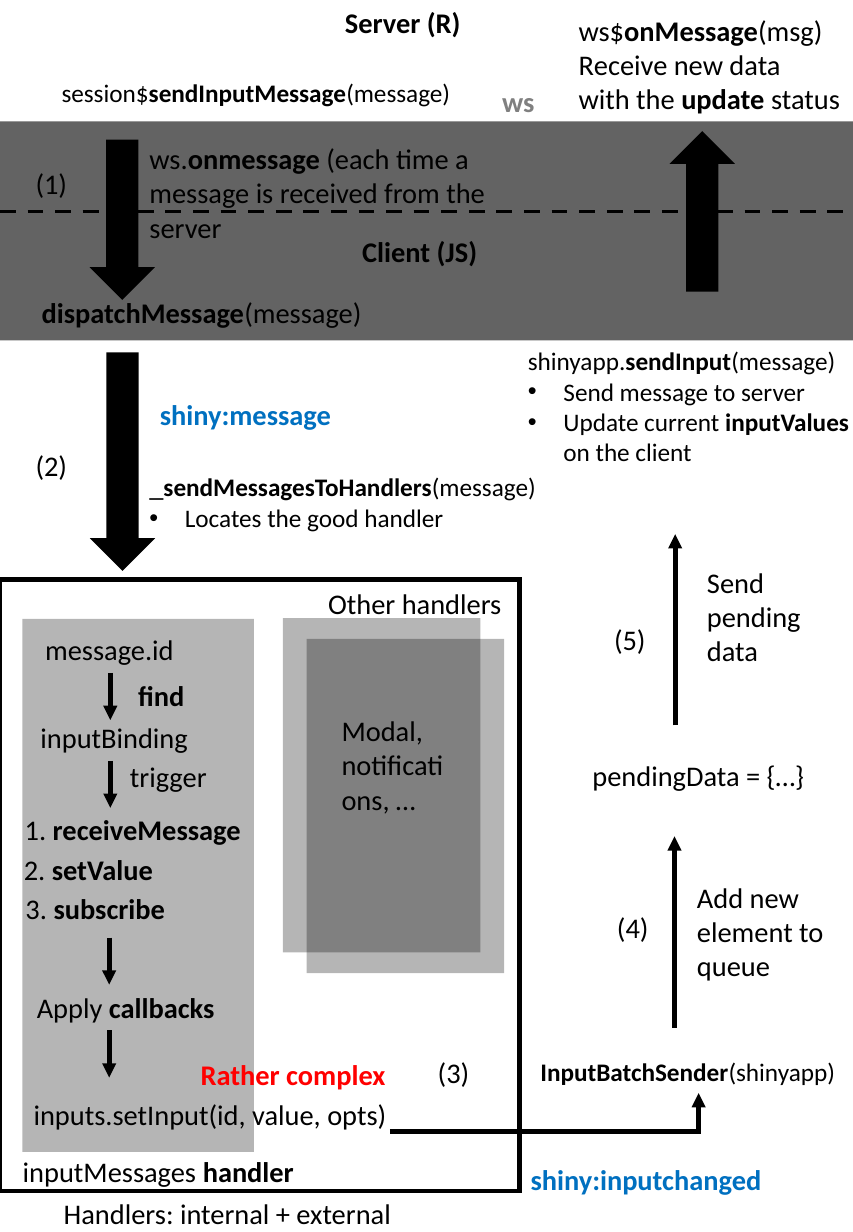
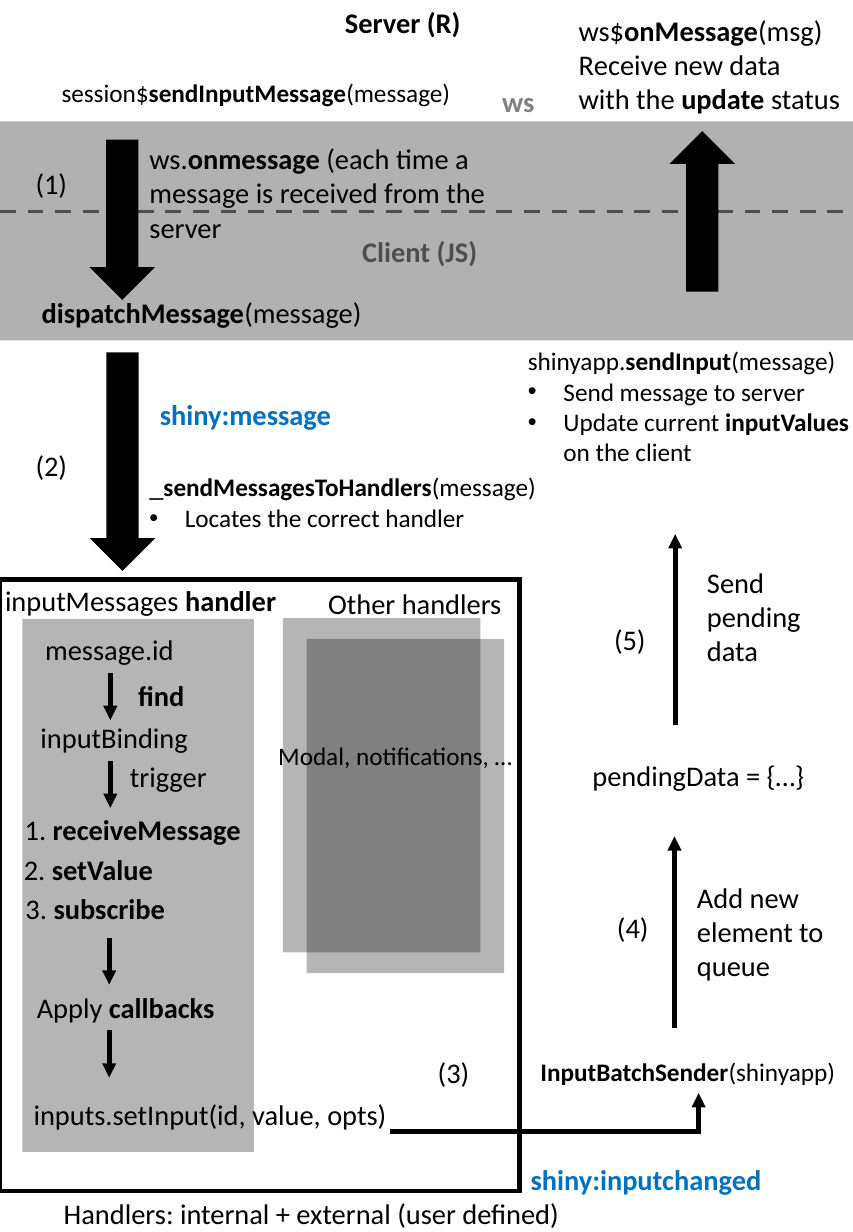
Before and after one commit to DivadNojnarg/outstanding-shiny-ui, a slide deck: slide 1 of images/survival-kit/update-input-recap.pptx. Drawn at 853x1232 pixels with LibreOffice and Linux fonts; fonts in the diff are those of the drawing. Boxes give left, top, right and bottom in pixels: in the first picture for what was removed or moved away, otherwise in the second. Text is boxed around its words. In the diff, an @@ line names an element or a change of style, - is before the commit and + after.

```diff
--- a/images/survival-kit/update-input-recap.pptx
+++ b/images/survival-kit/update-input-recap.pptx
@@ rectangle at [0, 122, 853, 341]: fill #000000 at 61% opacity to #808080 at 61% opacity @@
@@ text at [185, 509, 464, 528]: text changed @@
-• Locates the good handler
+• Locates the correct handler
@@ text "inputMessages handler": place and size @@
-text "inputMessages handler" at [23, 1162, 294, 1187]
+text "inputMessages handler" at [5, 591, 276, 616]
@@ text "Modal, notifications, …": place and size @@
-text "Modal, notifications, …" at [342, 721, 423, 745]
+text "Modal, notifications, …" at [278, 745, 489, 772]
@@ text "Modal, notifications, …" at [278, 745, 489, 772]: size 18 to 16 pt @@
@@ text removed at [201, 1061, 385, 1092] @@
-Rather complex
@@ text at [64, 1203, 558, 1228]: text changed @@
-Handlers: internal + external
+Handlers: internal + external (user defined)
```
Also in this commit, not shown: 1 other file.
